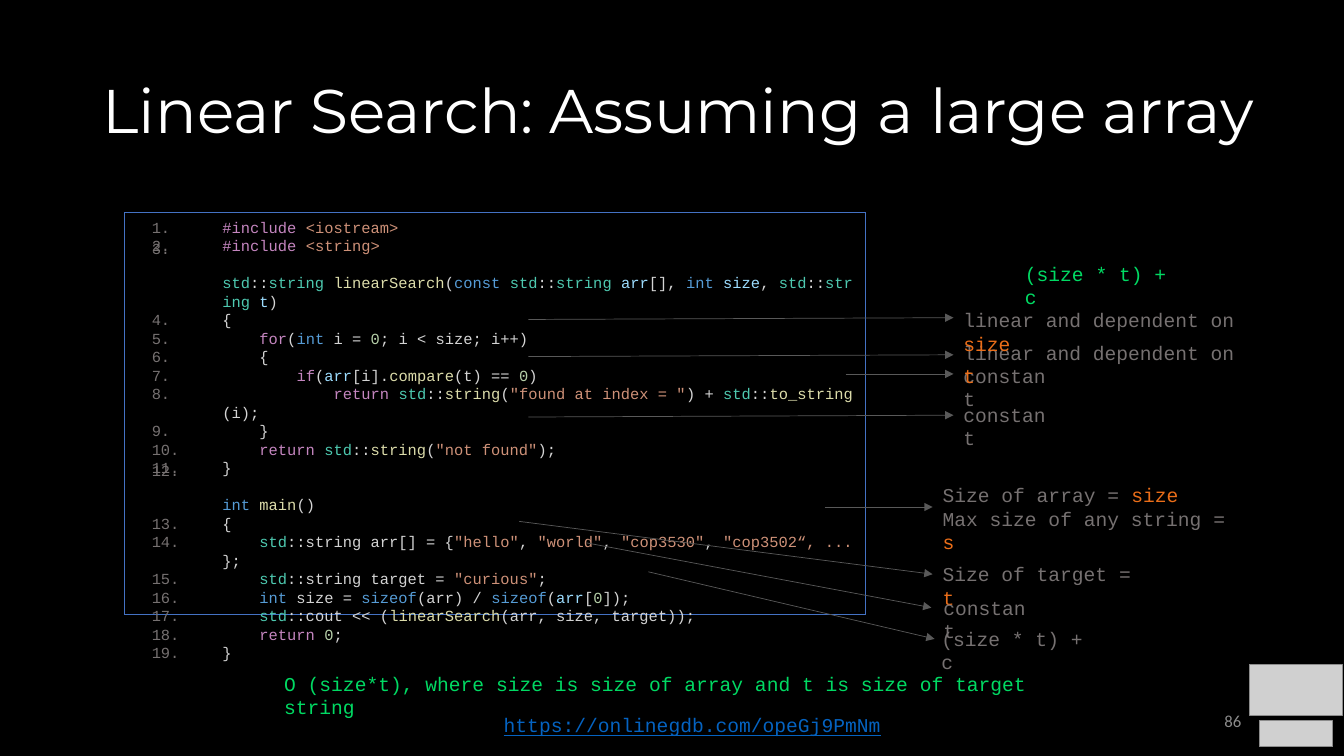
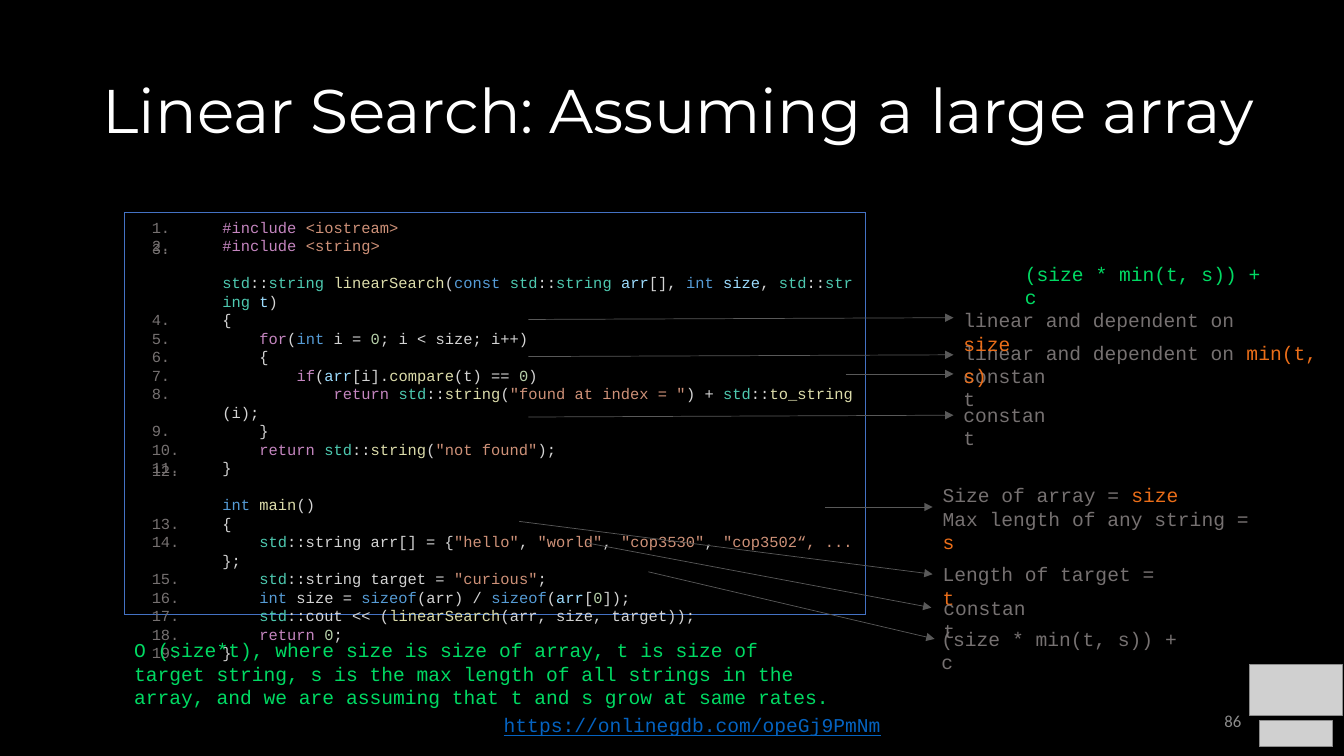
Before and after one commit to COP3530/Instructional-Content, a slide deck: slide 86 of Slides-PPT/1 - Algorithmic Analysis.pptx. Drawn at 1344x756 pixels with LibreOffice and Linux fonts; fonts in the diff are those of the drawing; grey boxes stand for pictures. Boxes give left, top, right and bottom in pixels: in the first picture for what was removed or moved away, otherwise in the second. Text is boxed around its words. In the diff, an @@ line names an element or a change of style, - is before the commit and + after.

```diff
--- a/Slides-PPT/1 - Algorithmic Analysis.pptx
+++ b/Slides-PPT/1 - Algorithmic Analysis.pptx
@@ text at bbox=[1025, 267, 1236, 304]: text changed @@
-(size * t) + c
+(size * min(t, s)) + c
@@ text at bbox=[963, 346, 1317, 387]: text changed @@
-linear and dependent on t
+linear and dependent on min(t, s)
@@ text at bbox=[943, 512, 1225, 530]: text changed @@
-Max size of any string = s
+Max length of any string = s
@@ text at bbox=[943, 568, 1131, 611]: text changed @@
-Size of target = t
+Length of target = t
@@ text at bbox=[134, 643, 829, 708]: text changed @@
-O (size*t), where size is size of array and t is size of target string
+O (size*t), where size is size of array, t is size of target string, s is the max length of all strings in the array, and we are assuming that t and s grow at same rates.
@@ text at bbox=[941, 632, 1153, 669]: text changed @@
-(size * t) + c
+(size * min(t, s)) + c
```
Also in this commit, not shown: 7 other slides changed, 1 slide removed, 1 other file.
